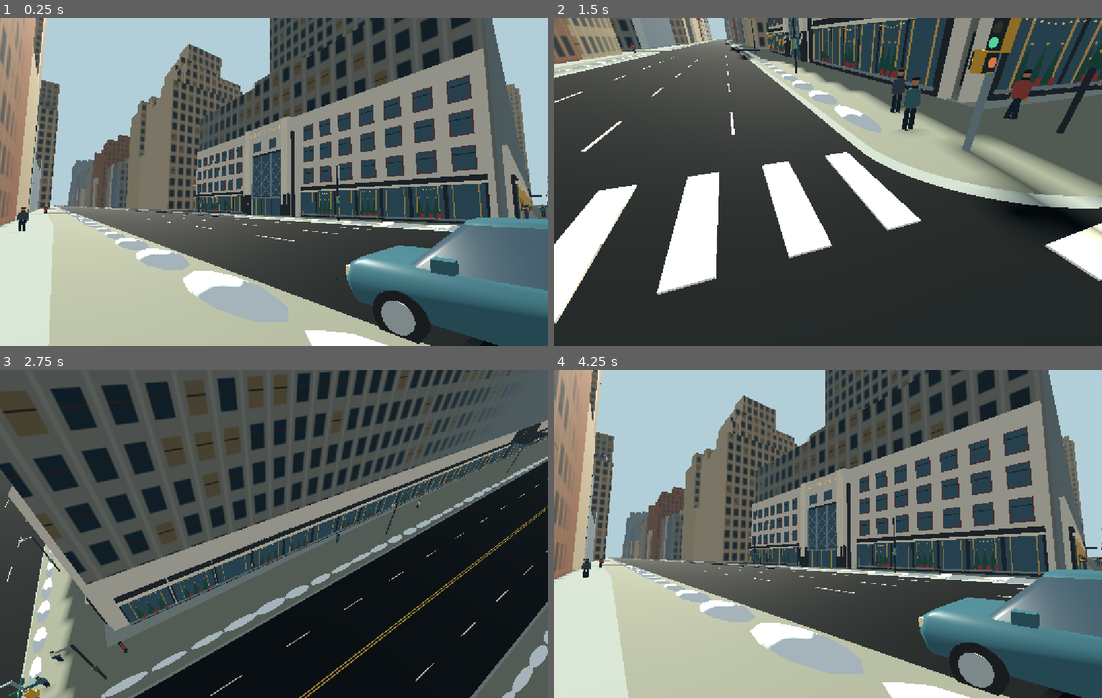
Above: before the commit, frames 1-4 (two rows, left to right).
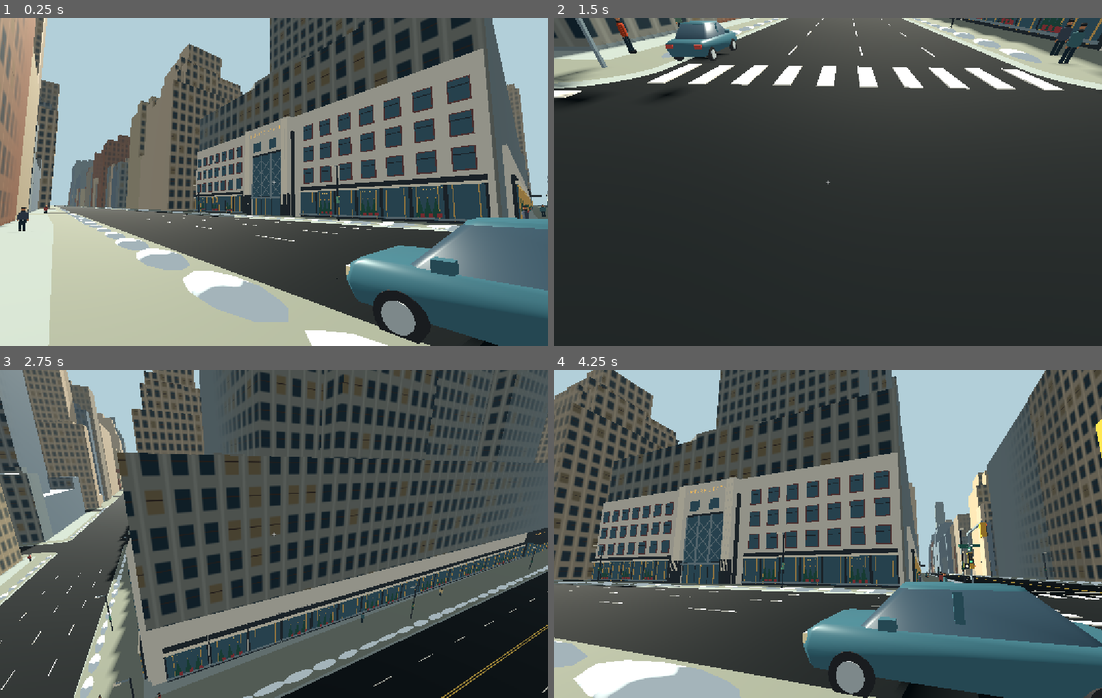
Above: after the commit, the same moments.

Repository: Marley12554/kestrel-bay
Game: Godot game, scene res://map.tscn
Two runs of this game, one before a commit and one after it. Both use one fixed random seed, a clock stepped at 60 frames per second and the inputs below.
Inputs (mouse positions are in pixels of both pictures, inside the frame that each line leads up to):
- Up to frame 1 (0.25 s): no input
- Up to frame 2 (1.5 s): tap Enter at 0.5 s; move the mouse to (948, 165) at 0.52 s; hold D 0.53-1.25 s; tap V at 0.6 s; click (948, 165) at 0.67 s; tap F at 0.8 s; drag from (718, 198) to (800, 247) at 1.27 s
- Up to frame 3 (2.75 s): move the mouse to (328, 461) at 2.02 s; hold D from 2.03 s (still down); hold E from 2.03 s (still down); tap H at 2.1 s; click (328, 461) at 2.17 s
- Up to frame 4 (4.25 s): release D at 2.75 s; release E at 2.75 s; drag from (800, 599) to (663, 484) at 2.77 s; tap Space at 3.5 s; move the mouse to (992, 583) at 3.52 s; hold A from 3.53 s (still down); tap V at 3.6 s; click (992, 583) at 3.67 s; tap F at 3.8 s; tap Escape at 4.15 s

The runs differ from the first frame. In frame 1, less than 0.1% of the frame differs, in the area x 49-51%, y 49-51%; in frame 2, 46%; in frame 3, 66%; in frame 4, 82%, in the area x 0-100%, y 0-100%.

Commit message:
Capture the mouse for first-person look and release with V

Diff:
--- a/preview/flight.gd
+++ b/preview/flight.gd
@@ -13,7 +13,8 @@
 var pitch := 0.0
 var web: JavaScriptObject
 var look_finger := -1
-var dragging := false
+@onready var crosshair: Label = $Overlay/Crosshair
+var hud_visible := true
 var frames := 0
 var last_move_usec := 0
 const METRES_PER_SECOND_PER_MPH := 0.44704
@@ -36,6 +37,8 @@
 		web = JavaScriptBridge.get_interface("window")
 		_resize()
 		get_window().size_changed.connect(_resize)
+	elif not DisplayServer.is_touchscreen_available() and DisplayServer.get_name() != "headless":
+		Input.mouse_mode = Input.MOUSE_MODE_CAPTURED
 	get_window().focus_exited.connect(_release)
 	get_window().focus_entered.connect(_reset_clock)
 
@@ -50,7 +53,8 @@
 func _release() -> void:
 	_reset_clock()
 	look_finger = -1
-	dragging = false
+	if not web:
+		Input.mouse_mode = Input.MOUSE_MODE_VISIBLE
 
 func look(delta: Vector2) -> void:
 	if driving: return
@@ -59,7 +63,9 @@
 	camera.rotation = Vector3(pitch, yaw, 0)
 
 func _unhandled_input(event: InputEvent) -> void:
-	if event is InputEventKey and event.pressed and not event.echo and event.physical_keycode == KEY_F:
+	if not web and event is InputEventKey and event.pressed and not event.echo and event.physical_keycode in [KEY_V, KEY_ESCAPE]:
+		Input.mouse_mode = Input.MOUSE_MODE_VISIBLE
+	elif event is InputEventKey and event.pressed and not event.echo and event.physical_keycode == KEY_F:
 		toggle_body()
 	elif event is InputEventKey and event.pressed and not event.echo and event.physical_keycode == KEY_E:
 		if not body.visible: interact()
@@ -71,10 +77,14 @@
 	elif event is InputEventScreenDrag and event.index == look_finger:
 		look(event.screen_relative)
 	elif event is InputEventMouseButton and event.device != InputEvent.DEVICE_ID_EMULATION and event.button_index == MOUSE_BUTTON_LEFT:
-		dragging = event.pressed
+		if not web and event.pressed:
+			Input.mouse_mode = Input.MOUSE_MODE_CAPTURED
 	elif event is InputEventMouseMotion and event.device != InputEvent.DEVICE_ID_EMULATION:
-		if Input.mouse_mode == Input.MOUSE_MODE_CAPTURED or dragging or (web and bool(web.midtownLocked)):
+		if mouse_captured():
 			look(event.screen_relative)
+
+func mouse_captured() -> bool:
+	return bool(web.midtownLocked) if web else Input.mouse_mode == Input.MOUSE_MODE_CAPTURED
 
 func toggle_body() -> void:
 	if driving:
@@ -101,6 +111,7 @@
 	update_hud()
 
 func _process(_dt: float) -> void:
+	crosshair.visible = mouse_captured() and not driving and (not bool(web.midtownHudHidden) if web else hud_visible)
 	if web and bool(web.midtownToggleBody):
 		web.midtownToggleBody = false
 		toggle_body()
--- a/preview/map.tscn
+++ b/preview/map.tscn
@@ -80,3 +80,26 @@
 near = 0.18
 far = 7500
 fov = 69.0
+
+[node name="Overlay" type="CanvasLayer" parent="."]
+
+[node name="Crosshair" type="Label" parent="Overlay"]
+visible = false
+anchors_preset = 8
+anchor_left = 0.5
+anchor_top = 0.5
+anchor_right = 0.5
+anchor_bottom = 0.5
+offset_left = -12.0
+offset_top = -12.0
+offset_right = 12.0
+offset_bottom = 12.0
+grow_horizontal = 2
+grow_vertical = 2
+mouse_filter = 2
+theme_override_colors/font_outline_color = Color(0.06, 0.08, 0.09, 0.95)
+theme_override_constants/outline_size = 3
+theme_override_font_sizes/font_size = 17
+text = "+"
+horizontal_alignment = 1
+vertical_alignment = 1
--- a/preview/winter/night.gd
+++ b/preview/winter/night.gd
@@ -287,12 +287,13 @@
 	hint.position=Vector2(18,get_viewport().get_visible_rect().size.y-39)
 	hint.add_theme_font_size_override("font_size",14)
 	hint.add_theme_constant_override("outline_size",4)
-	hint.text="WASD  Move      Shift  Sprint      Drag  Look      E  Drive / exit      F  Freecam      H  Hide"
+	hint.text="WASD  Move      Shift  Sprint      V  Unlock mouse  /  Click to capture      E  Drive / exit      F  Freecam      H  Hide"
 	get_viewport().size_changed.connect(func(): hint.position.y=get_viewport().get_visible_rect().size.y-39)
 
 func _unhandled_key_input(event: InputEvent) -> void:
 	if event is InputEventKey and event.pressed and not event.echo and event.physical_keycode==KEY_H and hint:
 		hint.visible=not hint.visible
+		city.hud_visible=hint.visible
 
 func fitting(at: Vector3, size: Vector3, material: Material) -> MeshInstance3D:
 	var item:=MeshInstance3D.new()
